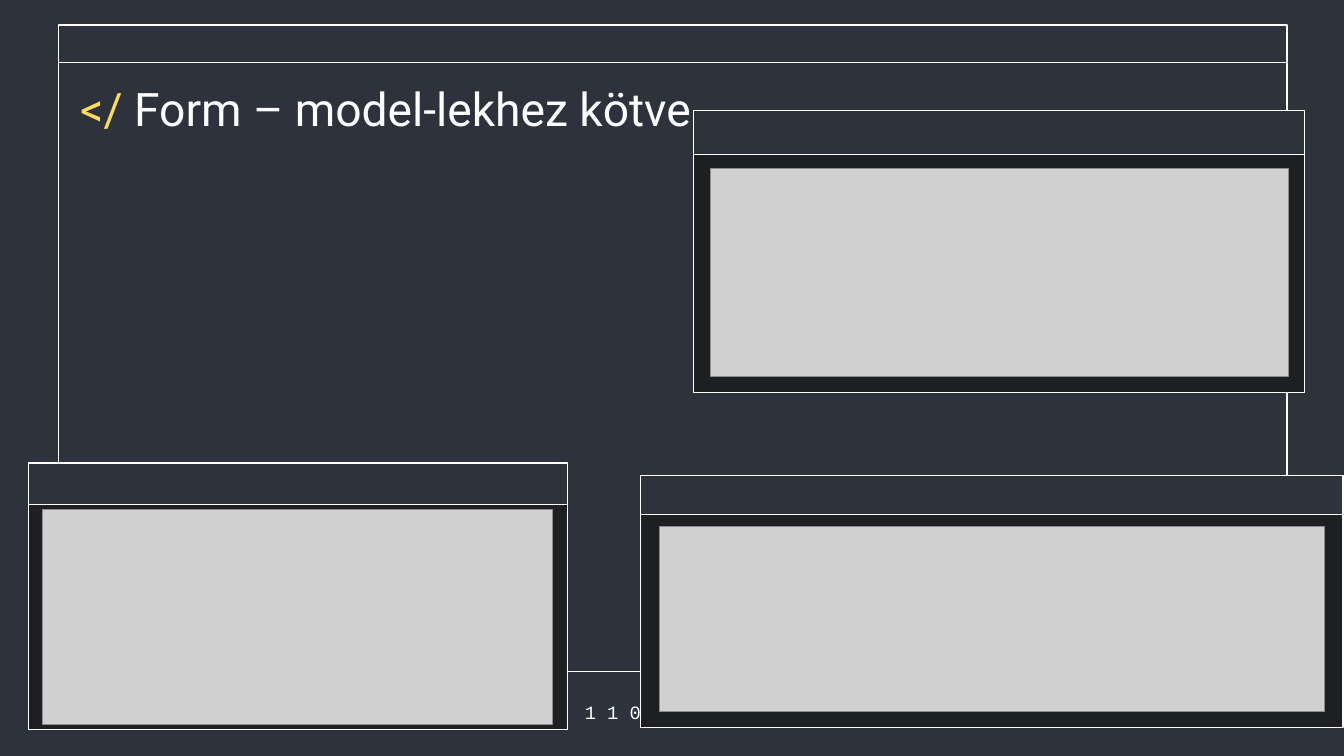
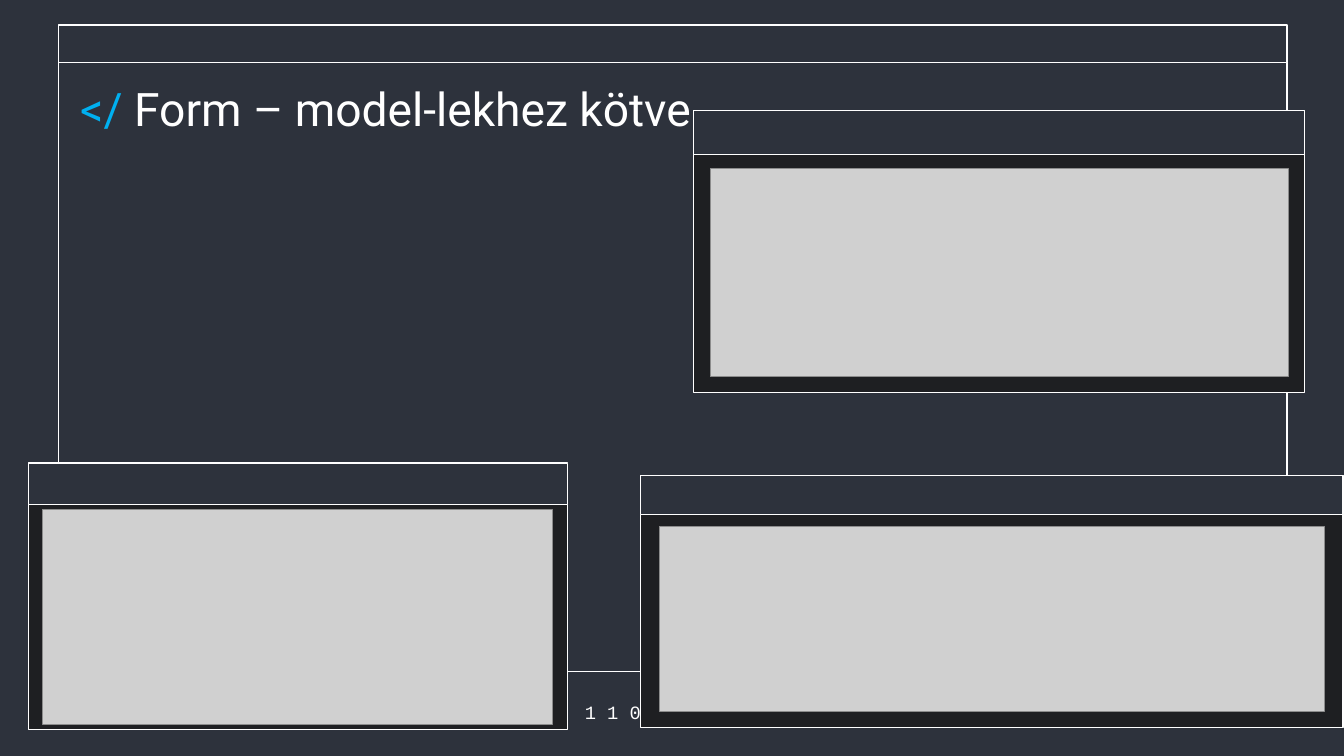
Before and after one commit to Acsilaa/dusza2024-25, a slide deck: slide 4 of Hell yeah ppt.pptx (slide 3 before the commit). Drawn at 1344x756 pixels with LibreOffice and Linux fonts; fonts in the diff are those of the drawing; grey boxes stand for pictures. Boxes give left, top, right and bottom in pixels: in the first picture for what was removed or moved away, otherwise in the second. Text is boxed around its words. In the diff, an @@ line names an element or a change of style, - is before the commit and + after.

```diff
--- a/Hell yeah ppt.pptx
+++ b/Hell yeah ppt.pptx
@@ text "</ Form – model-lekhez kötve" at box(134, 91, 690, 127): text colour #FFDB5D to #00B0F0 in "</" @@
```
Also in this commit, not shown: 5 other slides changed, 1 slide added.
